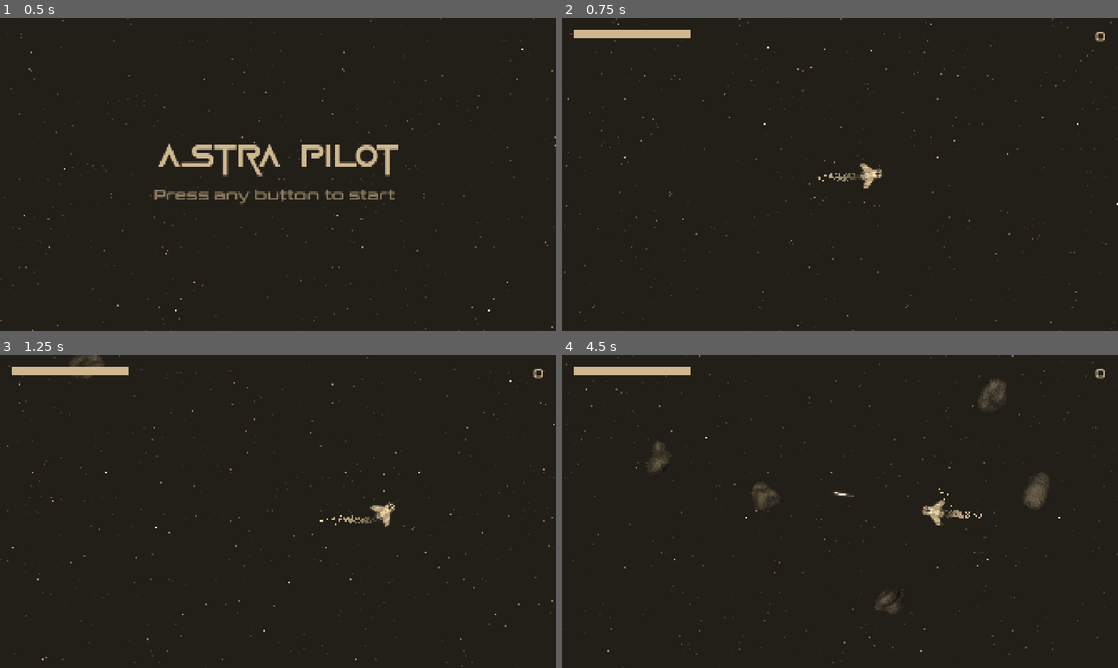
Above: before the commit, frames 1-4 (two rows, left to right).
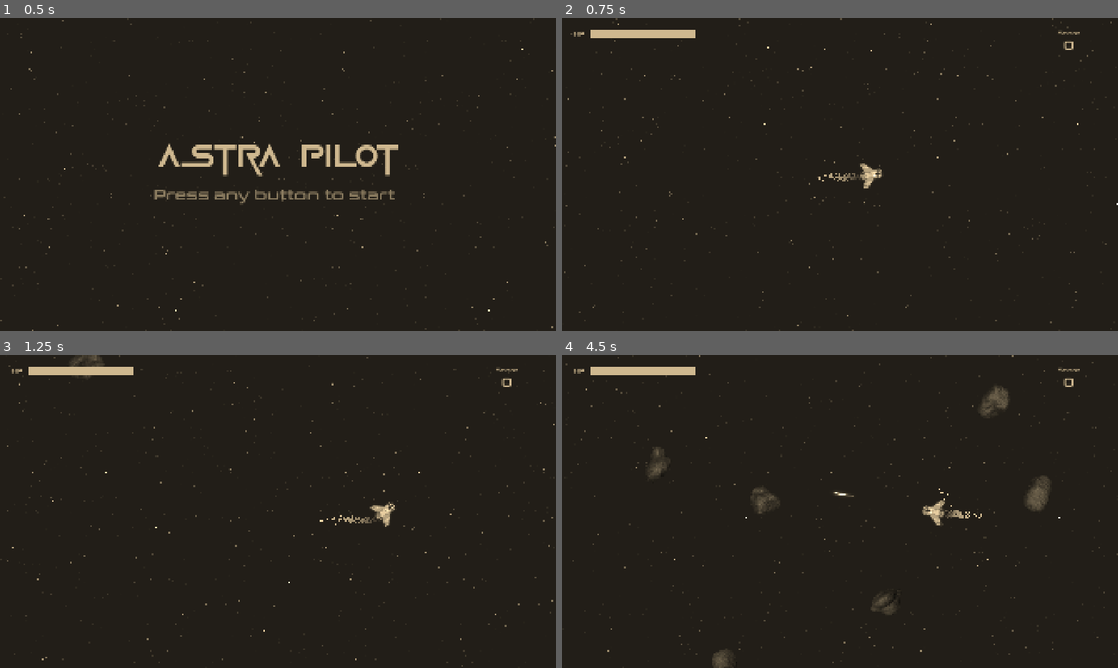
Above: after the commit, the same moments.

Repository: RafaelUnltd/astra-pilot
Game: Godot game, scene res://scenes/levels/menu.tscn
The game is run twice, just before and just after one commit, with the same random seed, the same clock (stepped at 60 frames per second) and the same inputs.
Inputs (mouse positions are in pixels of both pictures, inside the frame that each line leads up to):
- Up to frame 1 (0.5 s): no input
- Up to frame 2 (0.75 s): tap Enter at 0.5 s; move the mouse to (962, 158) at 0.52 s; hold D (move_right) from 0.53 s (still down); hold Shift (boost) from 0.53 s (still down)
- Up to frame 3 (1.25 s): keep holding D (move_right); keep holding Shift (boost)
- Up to frame 4 (4.5 s): move the mouse to (728, 527) at 1.27 s; release D (move_right) at 1.28 s; release Shift (boost) at 1.28 s; hold S (move_down) 1.28-2.03 s; click (728, 527) at 1.35 s; move the mouse to (895, 442) at 2.02 s; hold D (move_right) 2.03-2.78 s; hold Shift (boost) 2.03-2.78 s; move the mouse to (812, 574) at 2.77 s; hold W (move_up) 2.78-3.53 s; click (812, 574) at 2.85 s; move the mouse to (1006, 558) at 3.52 s; hold Shift (boost) 3.53-4.28 s; hold A (move_left) from 3.53 s (still down); move the mouse to (673, 464) at 4.27 s; click (673, 464) at 4.35 s

Frame 1 is identical in both runs. In frame 2, 0.2% of the frame differs, in the area x 2-98%, y 3-11%; in frame 3, 0.2%; in frame 4, 0.9%, in the area x 2-98%, y 3-100%.

Commit message:
Finished base game

Diff:
--- a/scenes/levels/main.tscn
+++ b/scenes/levels/main.tscn
@@ -13,6 +13,14 @@
 "points": PackedVector2Array(0, 0, 0, 0, 0, 0, 0, 0, 0, 0, 1920, 0, 0, 0, 0, 0, 1920, 1080, 0, 0, 0, 0, 0, 1080, 0, 0, 0, 0, 0, 0)
 }
 point_count = 5
+
+[sub_resource type="Curve" id="Curve_ubwgw"]
+_data = [Vector2(0, 1), 0.0, 0.0, 0, 0, Vector2(1, 0), 0.0, 0.0, 0, 0]
+point_count = 2
+
+[sub_resource type="Gradient" id="Gradient_vkq25"]
+offsets = PackedFloat32Array(0, 0.2, 0.636667, 1)
+colors = PackedColorArray(1, 0.94902, 1, 1, 1, 0.854902, 0, 1, 1, 0.34902, 0.270588, 1, 1, 0.34902, 0.270588, 0.490196)
 
 [node name="Main" type="Node2D"]
 script = ExtResource("1_b6bv0")
@@ -40,6 +48,21 @@
 [node name="GameOverSound" type="AudioStreamPlayer2D" parent="."]
 stream = ExtResource("7_ubwgw")
 
+[node name="PlayerExplosion" type="CPUParticles2D" parent="."]
+emitting = false
+amount = 8000
+one_shot = true
+emission_shape = 3
+emission_rect_extents = Vector2(1, 1)
+spread = 180.0
+gravity = Vector2(0, 0)
+initial_velocity_min = 40.31
+initial_velocity_max = 95.05
+scale_amount_min = 3.0
+scale_amount_max = 4.0
+scale_amount_curve = SubResource("Curve_ubwgw")
+color_ramp = SubResource("Gradient_vkq25")
+
 [connection signal="died" from="Player" to="." method="_on_player_died"]
 [connection signal="health_updated" from="Player" to="." method="_on_player_health_updated"]
 [connection signal="score_updated" from="Player" to="." method="_on_player_score_updated"]
--- a/scenes/prefabs/player.tscn
+++ b/scenes/prefabs/player.tscn
@@ -1,10 +1,11 @@
-[gd_scene load_steps=14 format=3 uid="uid://cfbkrax68lafo"]
+[gd_scene load_steps=15 format=3 uid="uid://cfbkrax68lafo"]
 
 [ext_resource type="Texture2D" uid="uid://b8gsibksjgllu" path="res://assets/sprites/ship.png" id="1_3vyb7"]
 [ext_resource type="Script" uid="uid://be6jc1hijl5yb" path="res://src/player.gd" id="1_g2els"]
 [ext_resource type="PackedScene" uid="uid://bk51dq2333n0u" path="res://scenes/prefabs/projectile.tscn" id="2_qhqgy"]
 [ext_resource type="AudioStream" uid="uid://d1urw54av0nhv" path="res://assets/tracks/hit.wav" id="4_dqkch"]
 [ext_resource type="AudioStream" uid="uid://bkhfl5yiry842" path="res://assets/tracks/thruster.mp3" id="5_56dyf"]
+[ext_resource type="AudioStream" uid="uid://bewcf36ucwk20" path="res://assets/tracks/explosion.wav" id="6_6o77n"]
 
 [sub_resource type="Curve" id="Curve_dqkch"]
 _limits = [-200.0, 200.0, 0.0, 1.0]
@@ -96,4 +97,7 @@
 autoplay = true
 parameters/looping = true
 
+[node name="ExplosionSound" type="AudioStreamPlayer2D" parent="."]
+stream = ExtResource("6_6o77n")
+
 [connection signal="body_entered" from="." to="." method="_on_body_entered"]
--- a/scenes/ui/hud.tscn
+++ b/scenes/ui/hud.tscn
@@ -20,18 +20,8 @@
 [node name="HUD" type="CanvasLayer"]
 script = ExtResource("1_ahhtf")
 
-[node name="HealthBar" type="ProgressBar" parent="."]
-offset_left = 40.0
-offset_top = 40.0
-offset_right = 440.0
-offset_bottom = 70.0
-size_flags_horizontal = 0
-size_flags_vertical = 4
-theme_override_styles/background = SubResource("StyleBoxFlat_ahhtf")
-theme_override_styles/fill = SubResource("StyleBoxFlat_oo0fn")
-show_percentage = false
-
 [node name="ScoreText" type="Label" parent="."]
+visible = false
 anchors_preset = 1
 anchor_left = 1.0
 anchor_right = 1.0
@@ -62,3 +52,52 @@
 theme_override_fonts/font = ExtResource("2_oo0fn")
 theme_override_font_sizes/font_size = 120
 text = "Game Over"
+
+[node name="HealthContainer" type="HBoxContainer" parent="."]
+offset_left = 40.0
+offset_top = 40.0
+offset_right = 460.0
+offset_bottom = 70.0
+theme_override_constants/separation = 20
+
+[node name="HealthLabel" type="Label" parent="HealthContainer"]
+layout_mode = 2
+theme_override_colors/font_color = Color(0.6, 0.6, 0.6, 1)
+theme_override_fonts/font = ExtResource("2_bo48s")
+theme_override_font_sizes/font_size = 20
+text = "HP"
+
+[node name="HealthBar" type="ProgressBar" parent="HealthContainer"]
+layout_mode = 2
+size_flags_horizontal = 3
+size_flags_vertical = 1
+theme_override_styles/background = SubResource("StyleBoxFlat_ahhtf")
+theme_override_styles/fill = SubResource("StyleBoxFlat_oo0fn")
+show_percentage = false
+
+[node name="ScoreContainer" type="VBoxContainer" parent="."]
+anchors_preset = 1
+anchor_left = 1.0
+anchor_right = 1.0
+offset_left = -300.0
+offset_top = 40.0
+offset_right = -40.0
+offset_bottom = 118.0
+grow_horizontal = 0
+alignment = 1
+
+[node name="ScoreLabel" type="Label" parent="ScoreContainer"]
+layout_mode = 2
+theme_override_colors/font_color = Color(0.6, 0.6, 0.6, 1)
+theme_override_fonts/font = ExtResource("2_bo48s")
+theme_override_font_sizes/font_size = 20
+text = "Score"
+horizontal_alignment = 1
+
+[node name="ScoreText" type="Label" parent="ScoreContainer"]
+layout_mode = 2
+theme_override_colors/font_color = Color(0.6, 0.6, 0.6, 1)
+theme_override_fonts/font = ExtResource("2_bo48s")
+theme_override_font_sizes/font_size = 40
+text = "0"
+horizontal_alignment = 1
--- a/src/asteroid.gd
+++ b/src/asteroid.gd
@@ -6,6 +6,24 @@
 
 const MIN_SHARDS := 2
 const MAX_SHARDS := 4
+
+const ASTEROID_SCALE := {
+	AsteroidSize.BIG: 2,
+	AsteroidSize.MEDIUM: 1,
+	AsteroidSize.SMALL: 1
+}
+
+const ASTEROID_DAMAGE := {
+	AsteroidSize.BIG: 45.0,
+	AsteroidSize.MEDIUM: 15.0,
+	AsteroidSize.SMALL: 5.0
+}
+
+const ASTEROID_SCORE := {
+	AsteroidSize.BIG: 50.0,
+	AsteroidSize.MEDIUM: 30.0,
+	AsteroidSize.SMALL: 10.0
+}
 
 @export var asteroid_scene: PackedScene
 var _current_size := AsteroidSize.BIG
@@ -20,16 +38,9 @@
 
 func set_asteroid_size(value: AsteroidSize):
 	_current_size = value
-	# TODO: fix this shit
-	if _current_size == AsteroidSize.BIG:
-		$AnimatedSprite2D.scale = Vector2(2, 1.8)
-		$CollisionShape2D.scale = Vector2(2, 2)
-	elif _current_size == AsteroidSize.MEDIUM:
-		$AnimatedSprite2D.scale = Vector2(1, 0.9)
-		$CollisionShape2D.scale = Vector2(1, 1)
-	elif _current_size == AsteroidSize.SMALL:
-		$AnimatedSprite2D.scale = Vector2(0.5, 0.45)
-		$CollisionShape2D.scale = Vector2(0.5, 0.5)
+	var _asteroid_scale = ASTEROID_SCALE[_current_size]
+	$AnimatedSprite2D.scale = Vector2(_asteroid_scale, _asteroid_scale * 0.9)
+	$CollisionShape2D.scale = Vector2(_asteroid_scale, _asteroid_scale)
 
 func take_damage():
 	hide()
@@ -42,18 +53,10 @@
 	queue_free()
 
 func get_damage() -> float:
-	if _current_size == AsteroidSize.BIG:
-		return 45.0
-	if _current_size == AsteroidSize.MEDIUM:
-		return 15.0
-	return 5.0
+	return ASTEROID_DAMAGE[_current_size]
 
 func get_score() -> float:
-	if _current_size == AsteroidSize.BIG:
-		return 50.0
-	if _current_size == AsteroidSize.MEDIUM:
-		return 30.0
-	return 10.0
+	return ASTEROID_SCORE[_current_size]
 
 func _generate_shard():
 	var new_size := AsteroidSize.BIG
--- a/src/hud.gd
+++ b/src/hud.gd
@@ -1,10 +1,10 @@
 extends CanvasLayer
 
 func update_health(health: float):
-	$HealthBar.value = health
+	$HealthContainer/HealthBar.value = health
 
 func update_score(score: float):
-	$ScoreText.text = str(score)
+	$ScoreContainer/ScoreText.text = str(score)
 
 func show_game_over():
 	$GameOverText.visible = true
--- a/src/main.gd
+++ b/src/main.gd
@@ -7,10 +7,24 @@
 const MIN_ASTEROID_SPEED: float = 250.0
 const MAX_ASTEROID_SPEED: float = 400.0
 const GAME_OVER_TEXT_TIME: float = 5.0
+const TIME_TO_MAX_DIFICULTY: float = 150.0
+const INITIAL_WAIT_TIME: float = 0.5
+
+var _total_time_elapsed: float = 0
+var _dificulty_rate: float = 1
 
 func _ready() -> void:
 	$Player.start_at_position($PlayerSpawn.position)
 	$AsteroidSpawnTimer.start()
+
+func _process(delta: float) -> void:
+	_total_time_elapsed += delta
+	_update_dificulty_rate()
+
+func _update_dificulty_rate():
+	# at TIME_TO_MAX_DIFICULTY seconds reach the max dificulty
+	_dificulty_rate = 1 + clampf(_total_time_elapsed / TIME_TO_MAX_DIFICULTY, 0, 1)
+	$AsteroidSpawnTimer.wait_time = INITIAL_WAIT_TIME / _dificulty_rate
 
 func _on_asteroid_spawn_timeout() -> void:
 	# Gets a random location around the path
@@ -20,7 +34,8 @@
 	# Sets the correct rotation (pointing inside the screen)
 	var spawn_rotation = spawn_location.rotation + (PI/2) + randf_range(-PI/4, PI/4)
 	# Adds a random velocity
-	var velocity = Vector2(randf_range(MIN_ASTEROID_SPEED, MAX_ASTEROID_SPEED), 0.0).rotated(spawn_rotation)
+	var spawn_speed := randf_range(MIN_ASTEROID_SPEED * _dificulty_rate, MAX_ASTEROID_SPEED * _dificulty_rate)
+	var velocity = Vector2(spawn_speed, 0.0).rotated(spawn_rotation)
 
 	# Calls asteroid creation with the calculated values
 	_create_asteroid(spawn_location.position, spawn_rotation, velocity, Asteroid.AsteroidSize.BIG)
@@ -49,8 +64,10 @@
 func _on_player_score_updated(value: float) -> void:
 	$HUD.update_score(value)
 
-func _on_player_died() -> void:
+func _on_player_died(death_position: Vector2) -> void:
 	$HUD.show_game_over()
 	$GameOverSound.play()
+	$PlayerExplosion.position = death_position
+	$PlayerExplosion.emitting = true
 	await get_tree().create_timer(GAME_OVER_TEXT_TIME).timeout
 	get_tree().change_scene_to_file("res://scenes/levels/menu.tscn")
--- a/src/player.gd
+++ b/src/player.gd
@@ -2,7 +2,7 @@
 
 signal health_updated(value: float)
 signal score_updated(value: float)
-signal died()
+signal died(pos: Vector2)
 
 @export var speed := 350.0
 @export var projectile_scene: PackedScene
@@ -52,7 +52,8 @@
 	velocity = velocity.normalized() * current_speed
 	var deltaMovement = velocity * delta
 
-	position += deltaMovement
+	position.x = clampf(position.x + deltaMovement.x, 0, get_viewport_rect().size.x)
+	position.y = clampf(position.y + deltaMovement.y, 0, get_viewport_rect().size.y)
 	return
 
 func _update_thruster_particles():
@@ -86,12 +87,13 @@
 		# Play explosion particles
 		is_dead = true
 		$ThrusterSound.stop()
-		died.emit()
+		died.emit(position)
 		hide()
 
 func _on_asteroid_hit(value: float):
 	score += value
 	score_updated.emit(score)
+	$ExplosionSound.play()
 
 func _on_body_entered(body: Node2D) -> void:
 	if is_dead: return
--- a/src/projectile.gd
+++ b/src/projectile.gd
@@ -12,8 +12,8 @@
 	queue_free()
 
 func _on_body_entered(body: Node2D) -> void:
-	queue_free()
 	var has_necessary_methods := body.has_method("take_damage") && body.has_method("get_score")
 	if body.is_in_group("asteroids") && has_necessary_methods:
 		asteroid_hit.emit(body.get_score())
 		body.take_damage()
+	queue_free()
Not shown, added: assets/tracks/explosion.wav.import
Not shown, changed: export_presets.cfg
Not shown: 1 places in scenes/levels/main.tscn that only renumber resources
Not shown, added: .DS_Store
Not shown, added: assets/tracks/explosion.wav
